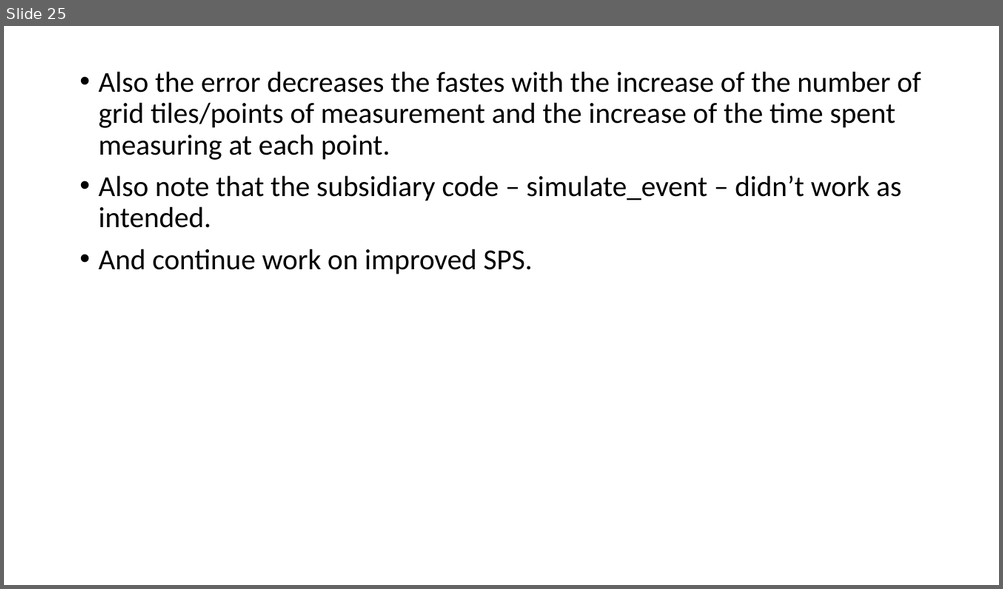
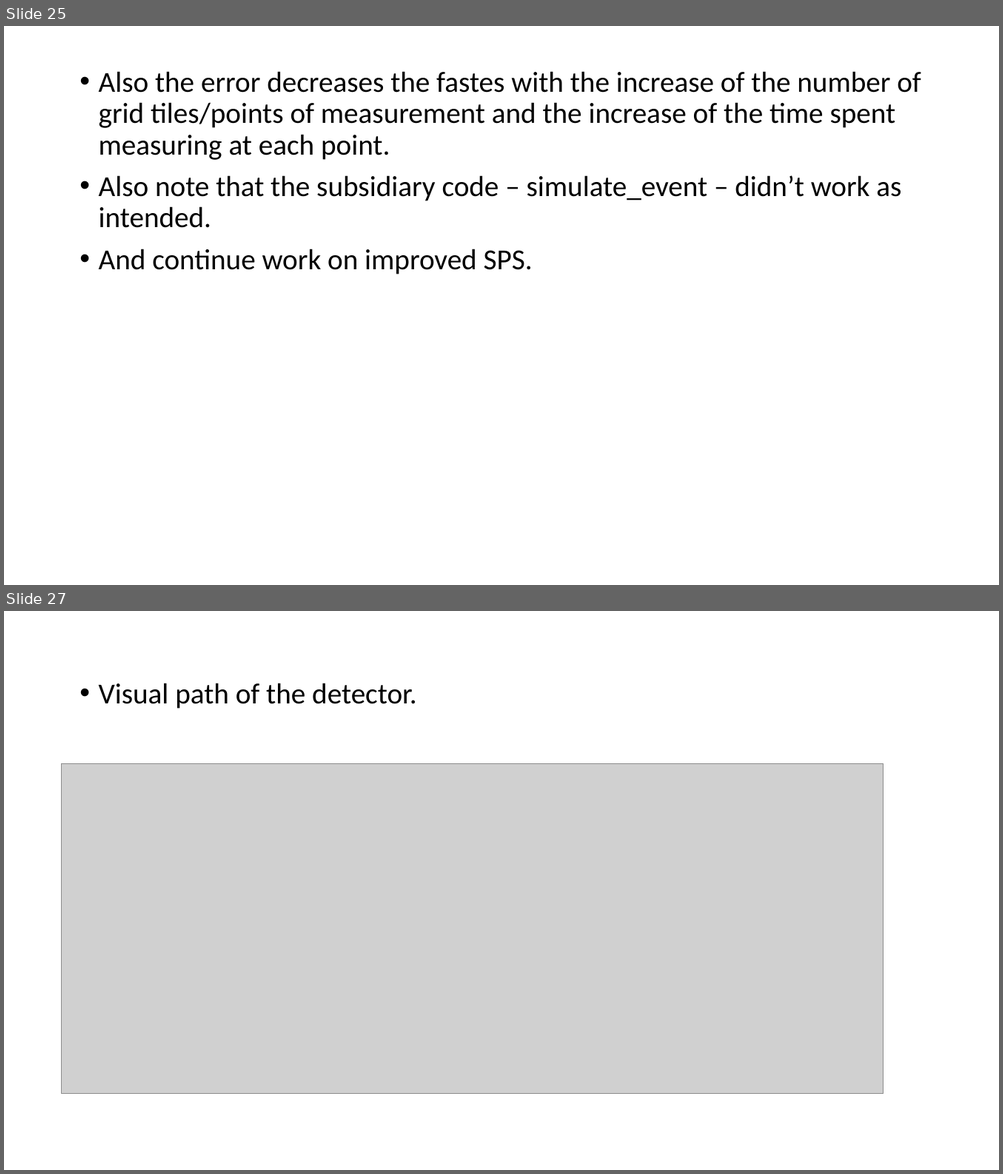
Before and after one commit to urhtrinko/DroneRadioactivity_student_job, a slide deck: reports/work_diary.pptx. Shown one above the other, each under a label of ours: slide 25 before the commit, slides 25 and 27 after it; the slides between them are not shown. The pictures are 1003x589 and 1003x1174 pixels, drawn with LibreOffice and Linux fonts; fonts in the diff are those of the drawing; grey boxes stand for pictures. Boxes give left, top, right and bottom in pixels: in the first picture for what was removed or moved away, otherwise in the second. Text is boxed around its words. In the diff, an @@ line names an element or a change of style, - is before the commit and + after.

```diff
--- a/reports/work_diary.pptx
+++ b/reports/work_diary.pptx
@@ slide 27 added at <box>4,611,999,1170</box>, background #FFFFFF @@
@@ text added at <box>99,683,417,709</box>, 28 pt, text #000000 @@
+• Visual path of the detector.
@@ picture added at <box>62,764,883,1093</box> @@
```
Also in this commit, not shown: 1 other slide added.
